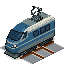
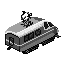
Layers edited between the first and the second 64 x 64 image:
pixels changed over (0, 6, 64, 64) (layer not identified)
